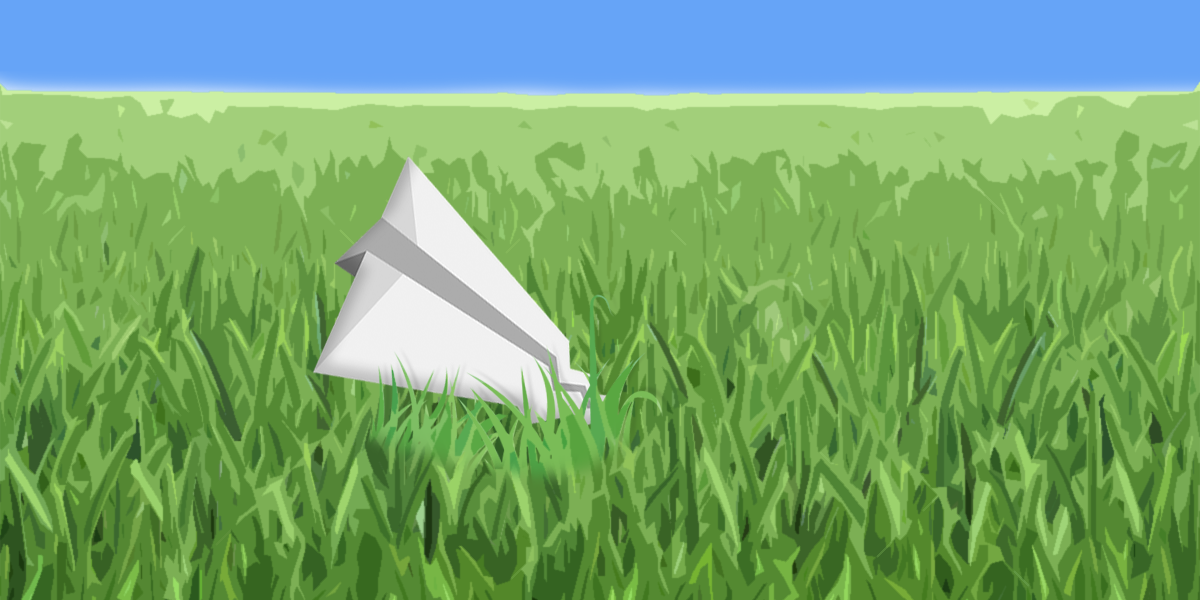
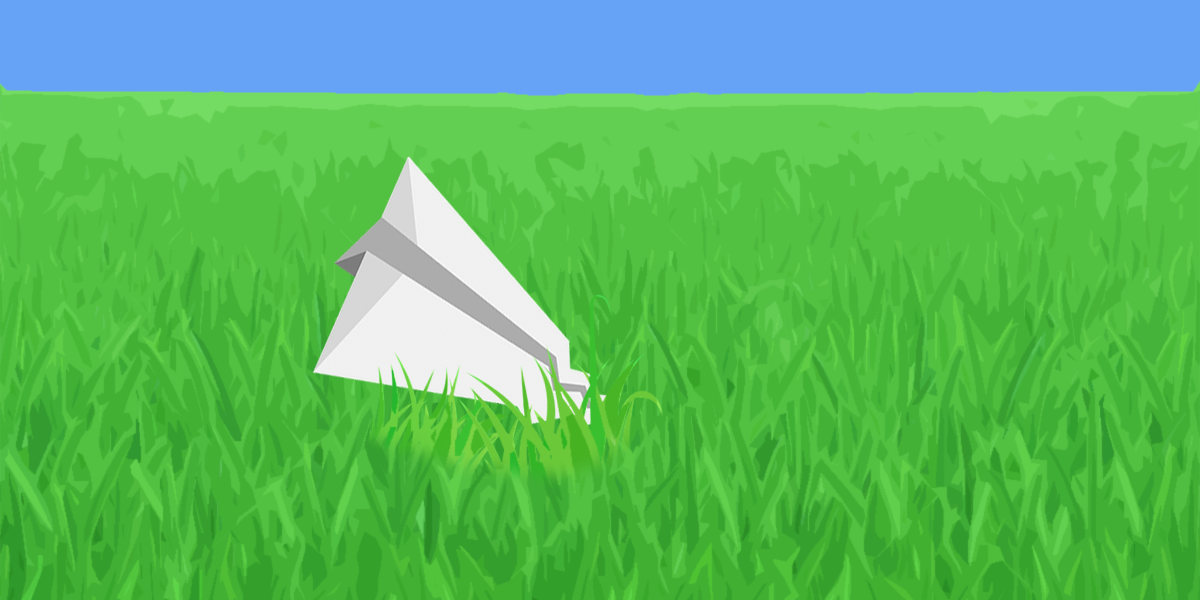
Layers edited between the first and the second 1200 × 600 image:
moved "Layer 1" above "Layer 2", painted on it, masked it over [0,71,1200,600]
painted on "Layer 2" over [0,71,1200,125]
